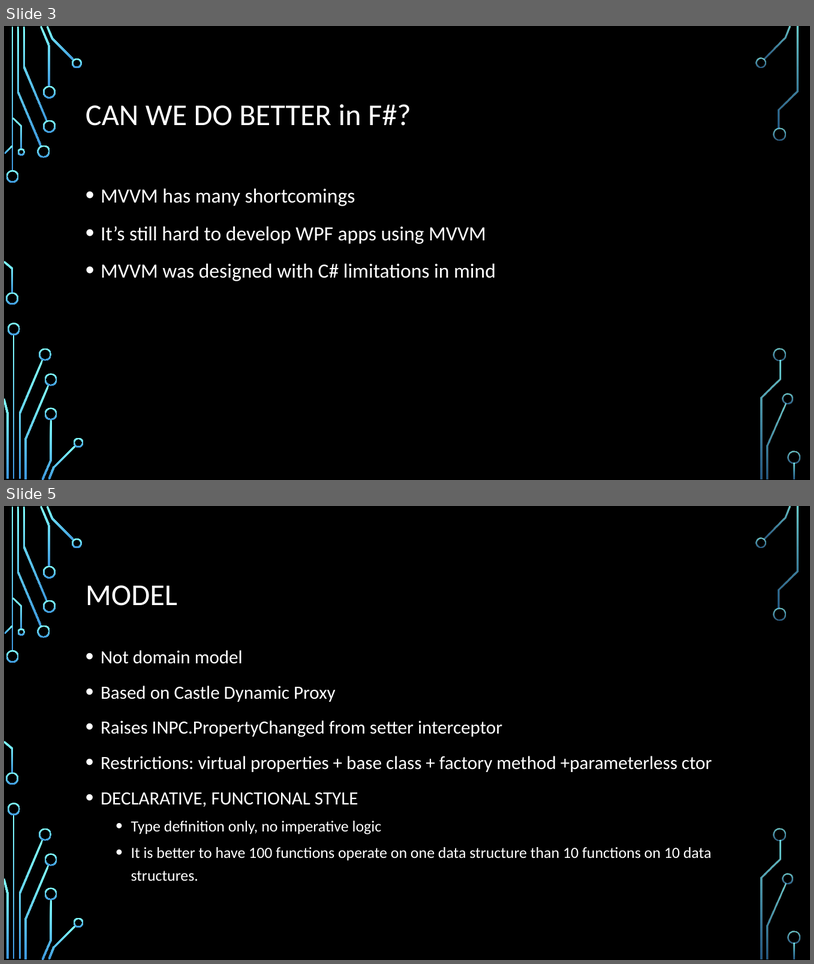
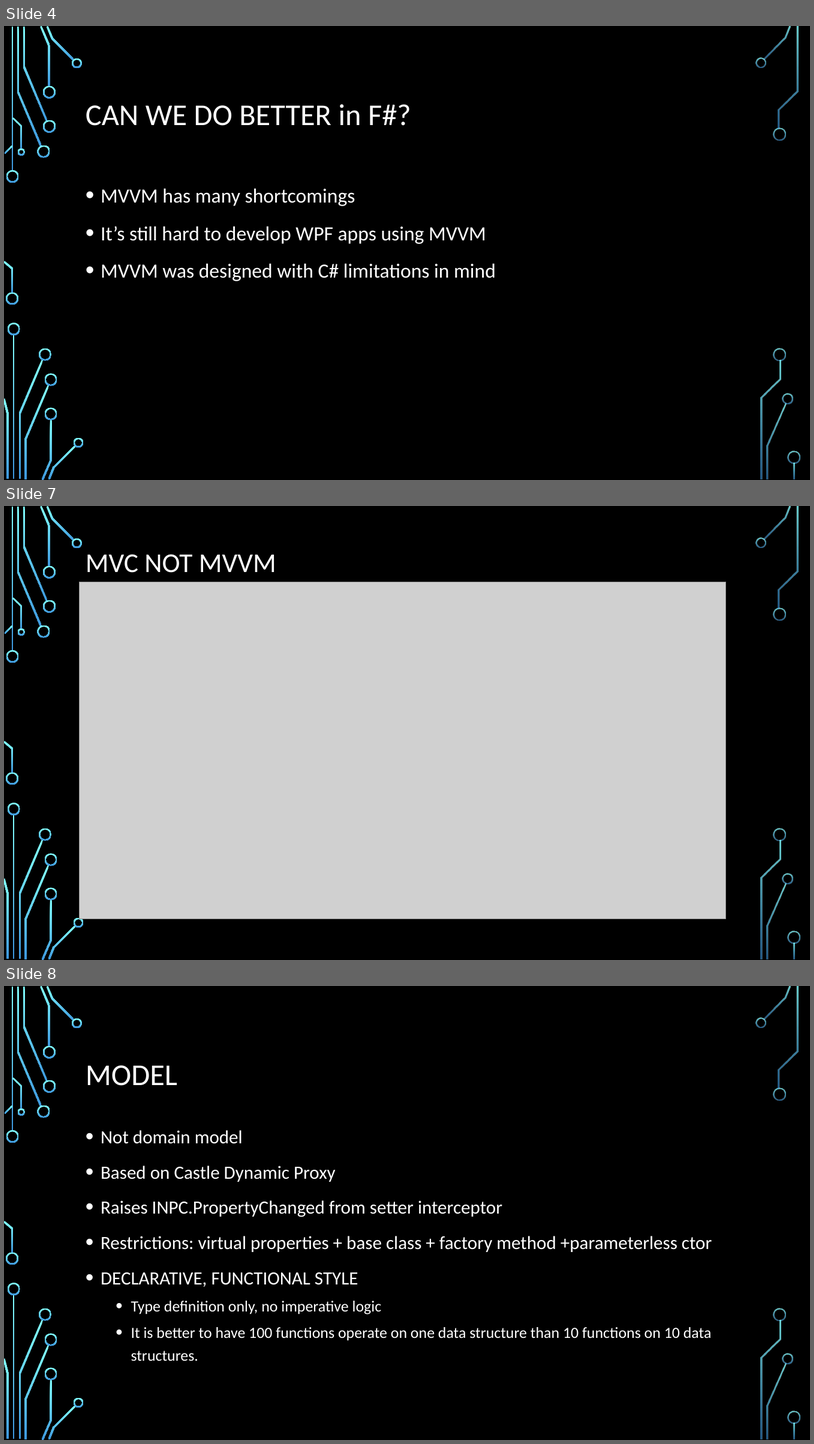
Before and after one commit to dmitry-a-morozov/fsharp-wpf-mvc-series, a slide deck: DC Meetup.2013-12-05.pptx. Shown one above the other, each under a label of ours: slides 3 and 5 before the commit, slides 4, 7 and 8 after it; the slides between them are not shown. The pictures are 814x964 and 814x1444 pixels, drawn with LibreOffice and Linux fonts; fonts in the diff are those of the drawing; grey boxes stand for pictures; background and template pictures are left out. Boxes give left, top, right and bottom in pixels: in the first picture for what was removed or moved away, otherwise in the second. Text is boxed around its words. In the diff, an @@ line names an element or a change of style, - is before the commit and + after.

```diff
--- a/DC Meetup.2013-12-05.pptx
+++ b/DC Meetup.2013-12-05.pptx
@@ slide 7 added at <box>4,506,810,960</box>, background picture (left out); not listed: 36 template elements that a slide beside it also shows @@
@@ title added at <box>86,554,276,573</box>, 32.4 pt, text #FFFFFF @@
+MVC NOT MVVM
@@ picture added at <box>80,582,726,919</box> @@
@@ what was slide 3 is now slide 4 @@
@@ what was slide 5 is now slide 8 @@
```
Also in this commit, not shown: 2 slides changed, 3 other slides added, 23 other files.
